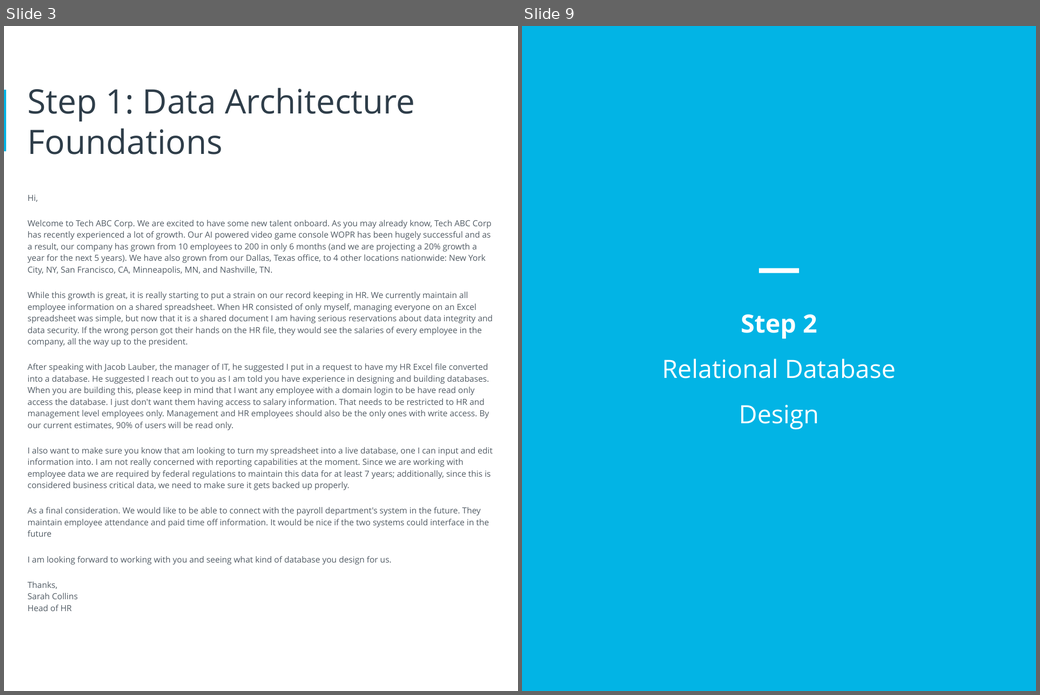
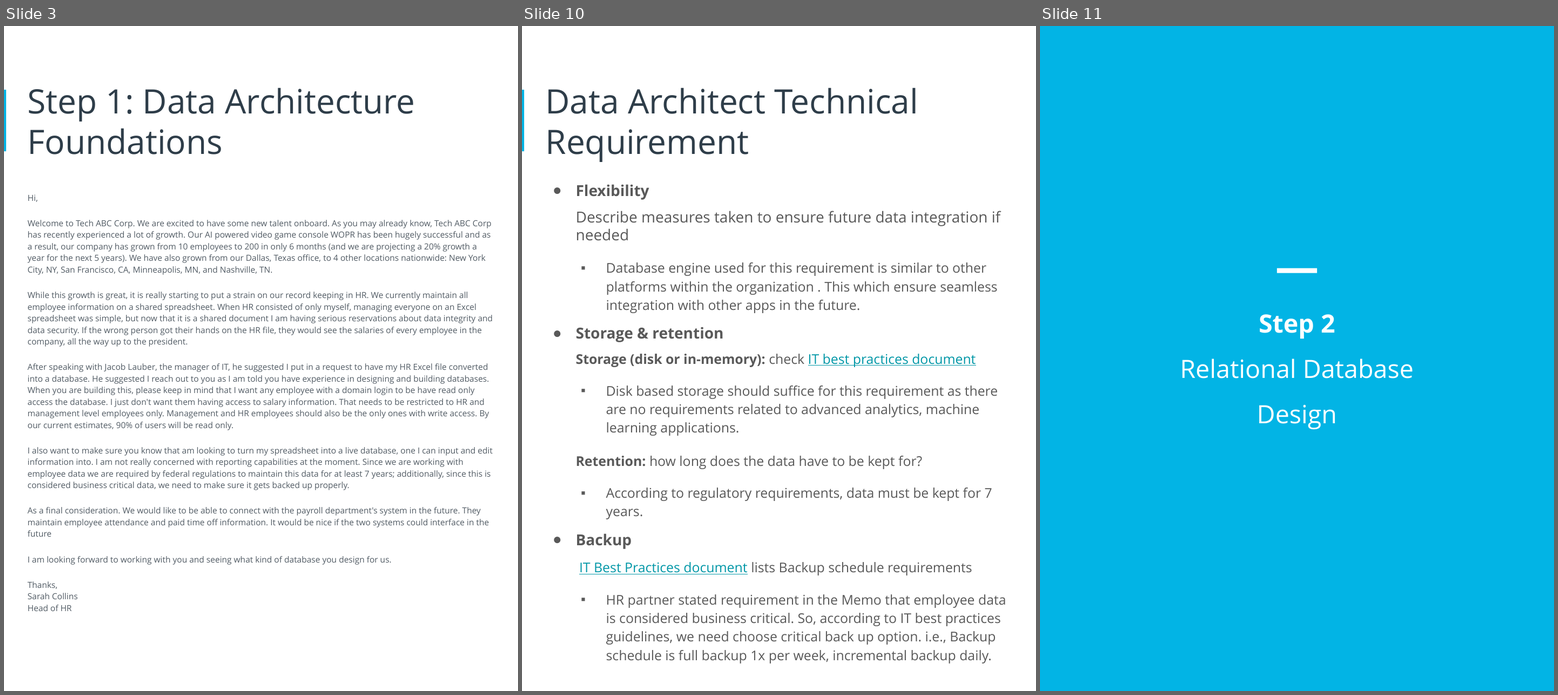
Before and after one commit to arpitsharma9/da-ud-design_hr_db, a slide deck: HR_Dataset_Assignment.pptx. Shown side by side, each under a label of ours: slides 3 and 9 before the commit, slides 3, 10 and 11 after it; the slides between them are not shown. The pictures are 1040x695 and 1558x695 pixels, drawn with LibreOffice and Linux fonts; fonts in the diff are those of the drawing. Boxes give left, top, right and bottom in pixels: in the first picture for what was removed or moved away, otherwise in the second. Text is boxed around its words. In the diff, an @@ line names an element or a change of style, - is before the commit and + after.

```diff
--- a/HR_Dataset_Assignment.pptx
+++ b/HR_Dataset_Assignment.pptx
@@ slide 10 added at bbox=[522, 26, 1036, 691], background #FFFFFF; not listed: 1 template element that a slide beside it also shows @@
@@ title added at bbox=[546, 88, 918, 162], 40 pt, text #2E3D49 @@
+Data Architect Technical Requirement
@@ text added at bbox=[576, 184, 1006, 664], 16 pt, text #595959 @@
+● Flexibility
+Describe measures taken to ensure future data integration if needed
+  ▪ Database engine used for this requirement is similar to other platforms within the organization . This which ensure seamless integration with other apps in the future.
+● Storage & retention
+Storage (disk or in-memory): check IT best practices document
+  ▪ Disk based storage should suffice for this requirement as there are no requirements related to advanced analytics, machine learning applications.
+Retention: how long does the data have to be kept for?
+  ▪ According to regulatory requirements, data must be kept for 7 years.
+● Backup
+IT Best Practices document lists Backup schedule requirements
+  ▪ HR partner stated requirement in the Memo that employee data is considered business critical. So, according to IT best practices guidelines, we need choose critical back up option. i.e., Backup schedule is full backup 1x per week, incremental backup daily.
@@ what was slide 9 is now slide 11 @@
```
Also in this commit, not shown: 6 slides changed, 1 other slide added.
